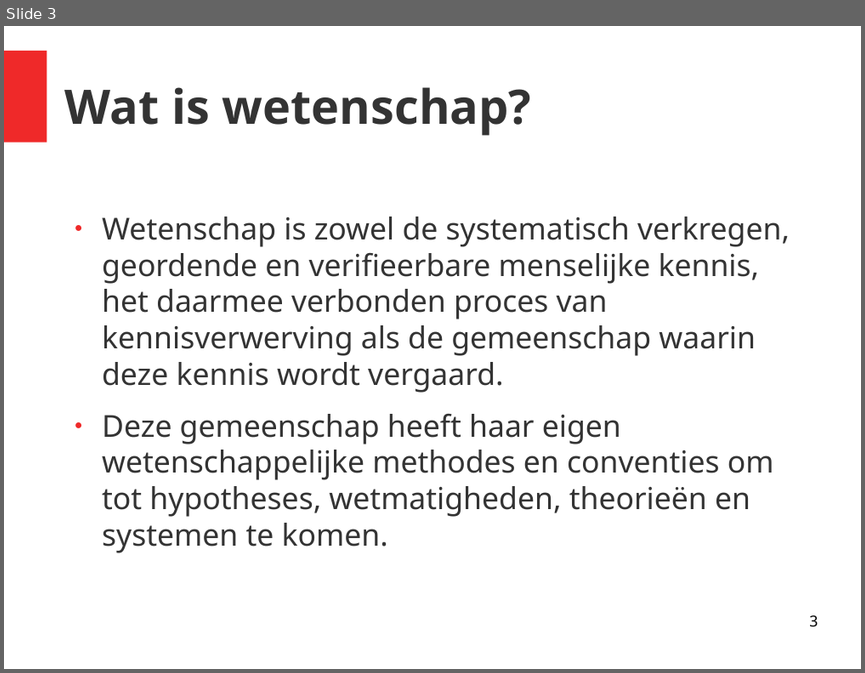
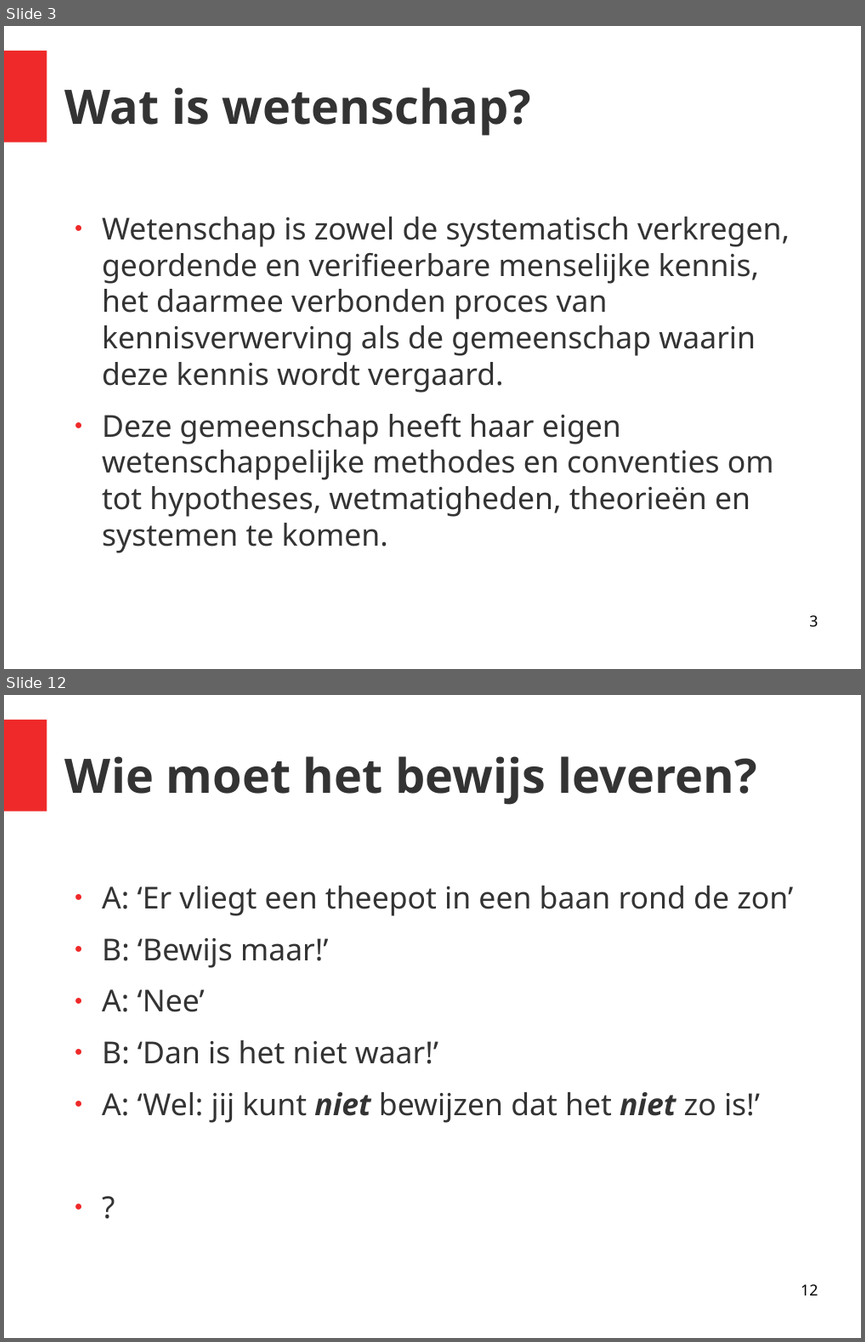
Before and after one commit to richelbilderbeek/gastles_petje_af_20201011, a slide deck: presentatie.odp. Shown one above the other, each under a label of ours: slide 3 before the commit, slides 3 and 12 after it; the slides between them are not shown. The pictures are 865x673 and 865x1342 pixels, drawn with LibreOffice and Linux fonts; fonts in the diff are those of the drawing. Boxes give left, top, right and bottom in pixels: in the first picture for what was removed or moved away, otherwise in the second. Text is boxed around its words. In the diff, an @@ line names an element or a change of style, - is before the commit and + after.

```diff
--- a/presentatie.odp
+++ b/presentatie.odp
@@ slide 12 added at <box>4,695,861,1338</box>, background #FFFFFF; not listed: 1 template element that a slide beside it also shows @@
@@ title added at <box>65,756,757,805</box>, 44 pt, text #333333, bold @@
+Wie moet het bewijs leveren?
@@ text added at <box>102,885,793,1123</box>, 28 pt, text #333333 @@
+● A: ‘Er vliegt een theepot in een baan rond de zon’
+● B: ‘Bewijs maar!’
+● A: ‘Nee’
+● B: ‘Dan is het niet waar!’
+● A: ‘Wel: jij kunt niet bewijzen dat het niet zo is!’
+● ?
@@ page number added at <box>800,1284,817,1295</box>, 14 pt, text #000000 @@
+12
```
Also in this commit, not shown: 25 other slides added, 9 other files.
